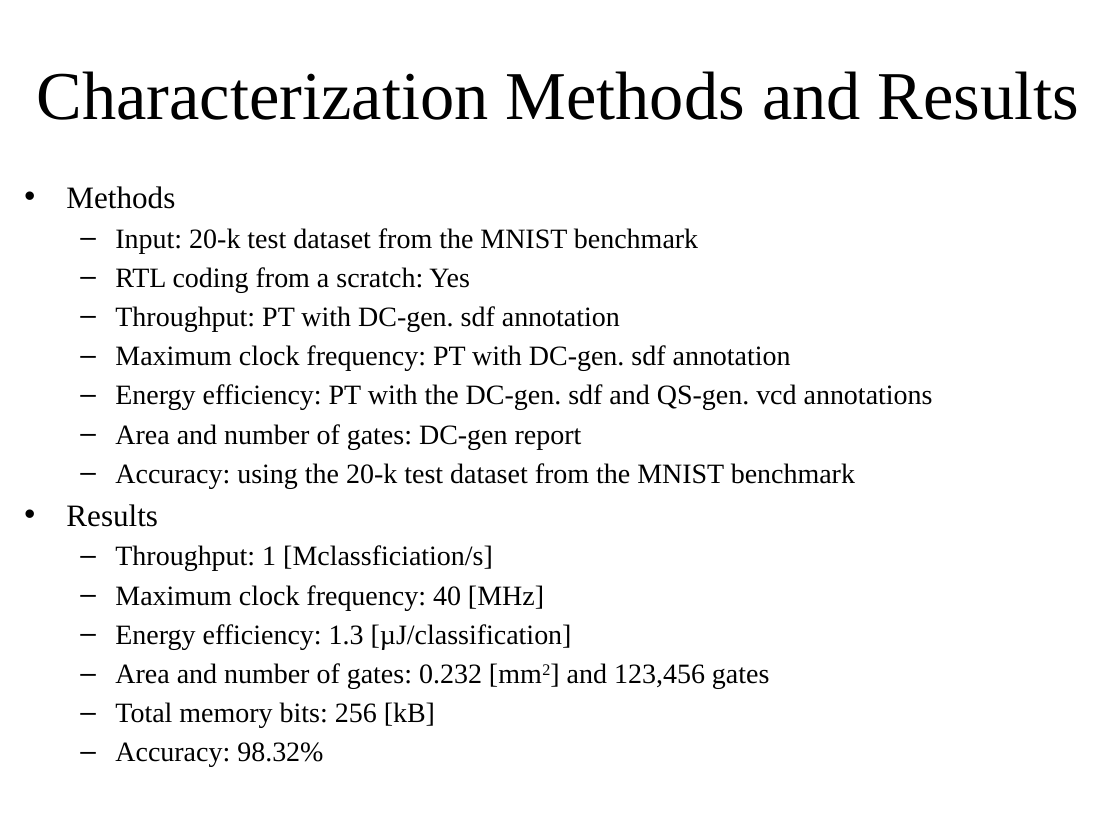
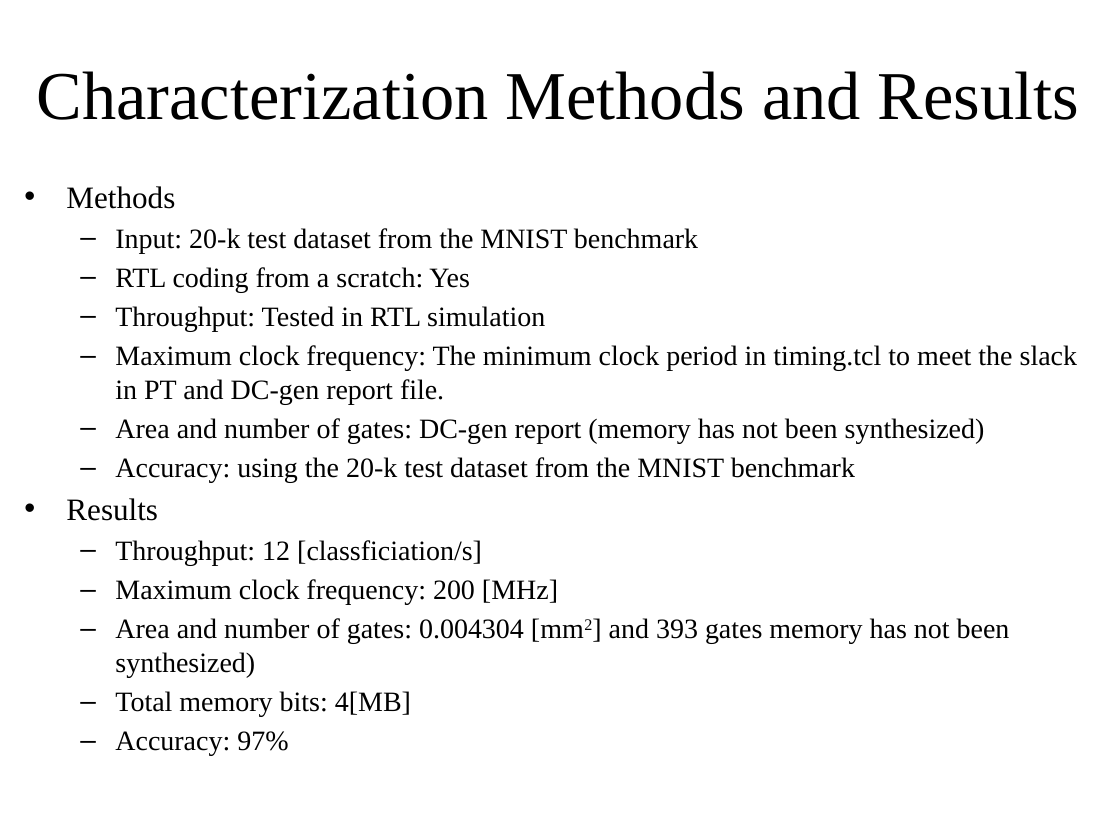
Before and after one commit to imbafrank/CSEE-4823-Project-18F-, a slide deck: slide 3 of Presentation Slides.pptx. Drawn at 1120x840 pixels with LibreOffice and Linux fonts; fonts in the diff are those of the drawing. Boxes give left, top, right and bottom in pixels: in the first picture for what was removed or moved away, otherwise in the second. Text is boxed around its words. In the diff, an @@ line names an element or a change of style, - is before the commit and + after.

Commit message:
pre

```diff
--- a/Presentation Slides.pptx
+++ b/Presentation Slides.pptx
@@ text at (115,306,1077,443): text changed @@
-  – Throughput: PT with DC-gen. sdf annotation
-  – Maximum clock frequency: PT with DC-gen. sdf annotation
-  – Energy efficiency: PT with the DC-gen. sdf and QS-gen. vcd annotations
-  – Area and number of gates: DC-gen report
+  – Throughput: Tested in RTL simulation
+  – Maximum clock frequency: The minimum clock period in timing.tcl to meet the slack in PT and DC-gen report file.
+  – Area and number of gates: DC-gen report (memory has not been synthesized)
@@ text at (115,540,1010,756): text changed @@
-  – Throughput: 1 [Mclassficiation/s]
-  – Maximum clock frequency: 40 [MHz]
-  – Energy efficiency: 1.3 [µJ/classification]
-  – Area and number of gates: 0.232 [mm2] and 123,456 gates
-  – Total memory bits: 256 [kB]
-  – Accuracy: 98.32%
+  – Throughput: 12 [classficiation/s]
+  – Maximum clock frequency: 200 [MHz]
+  – Area and number of gates: 0.004304 [mm2] and 393 gates memory has not been synthesized)
+  – Total memory bits: 4[MB]
+  – Accuracy: 97%
```
Also in this commit, not shown: 2 other slides changed.
